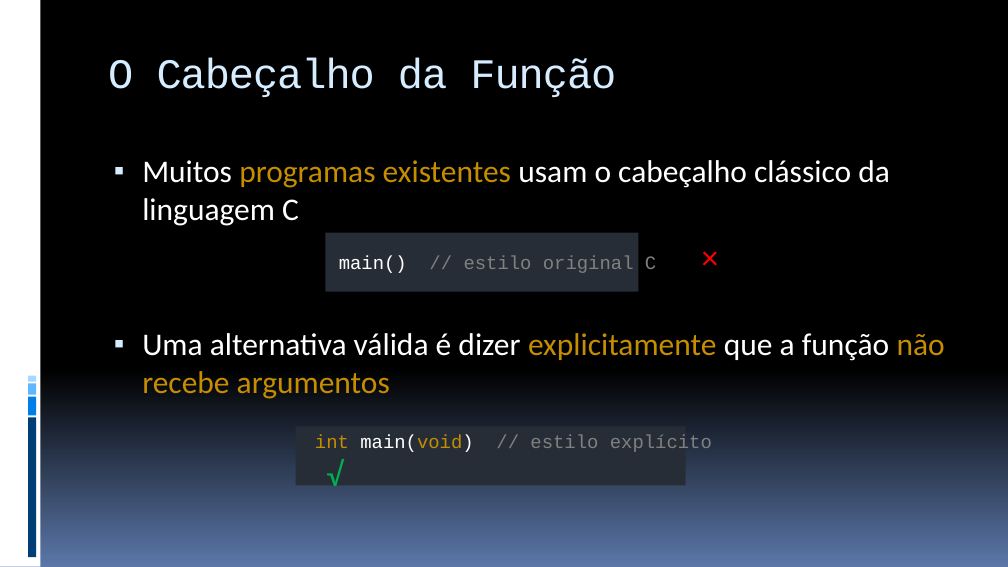
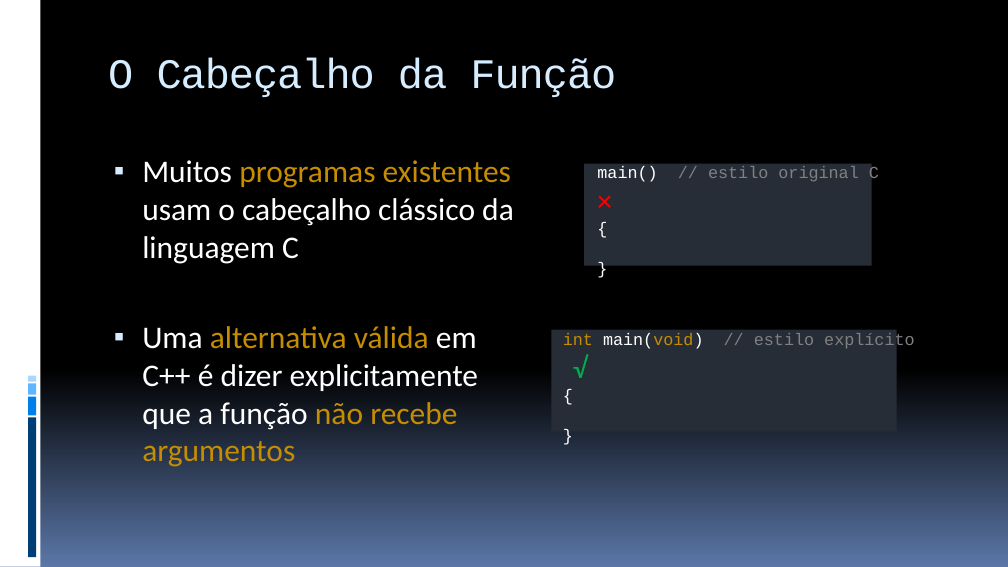
Before and after one commit to JudsonSS/ProgComp, a slide deck: slide 11 of Slides/02. Introdução ao Cpp.pptx. Drawn at 1008x567 pixels with LibreOffice and Linux fonts; fonts in the diff are those of the drawing. Boxes give left, top, right and bottom in pixels: in the first picture for what was removed or moved away, otherwise in the second. Text is boxed around its words. In the diff, an @@ line names an element or a change of style, - is before the commit and + after.

```diff
--- a/Slides/02. Introdução ao Cpp.pptx
+++ b/Slides/02. Introdução ao Cpp.pptx
@@ rectangle: place and size @@
-rectangle at (325,233,638,292)
+rectangle at (585,163,872,265)
@@ text at (597,166,879,184): paragraphs added @@
+{
+}
@@ text "main() // estilo original C ...": place and size @@
-text "main() // estilo original C ..." at (339,256,656,273)
+text "main() // estilo original C ..." at (597,166,879,184)
@@ text at (597,166,879,184): size 18 to 16 pt in "main() // estilo original C"; size 32 to 28 pt in "×" @@
@@ text at (142,326,478,467): text changed @@
-▪ Uma alternativa válida é dizer explicitamente que a função não recebe argumentos
+▪ Uma alternativa válida em
+  C++ é dizer explicitamente
+  que a função não recebe
+  argumentos
@@ text at (563,333,914,351): paragraphs added @@
+{
+}
@@ text "int main(void) // estilo explícito ...": place and size @@
-text "int main(void) // estilo explícito ..." at (315,435,712,452)
+text "int main(void) // estilo explícito ..." at (563,333,914,351)
@@ rectangle: place and size @@
-rectangle at (296,426,686,485)
+rectangle at (551,330,897,432)
@@ text at (563,333,914,351): size 18 to 16 pt; size 32 to 28 pt in "√" @@
```
Also in this commit, not shown: 13 other slides changed, 2 slides added, 5 other files.
